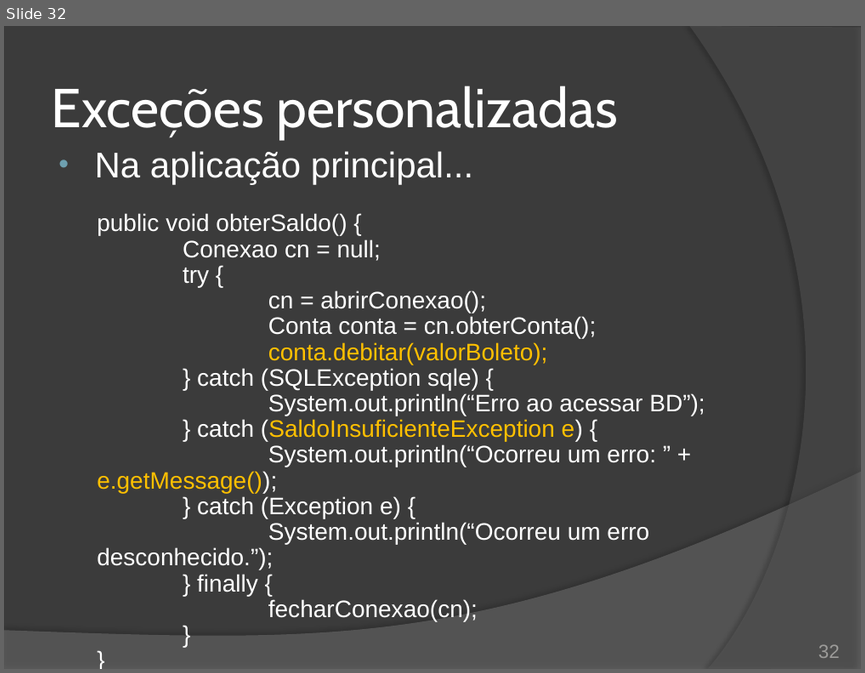
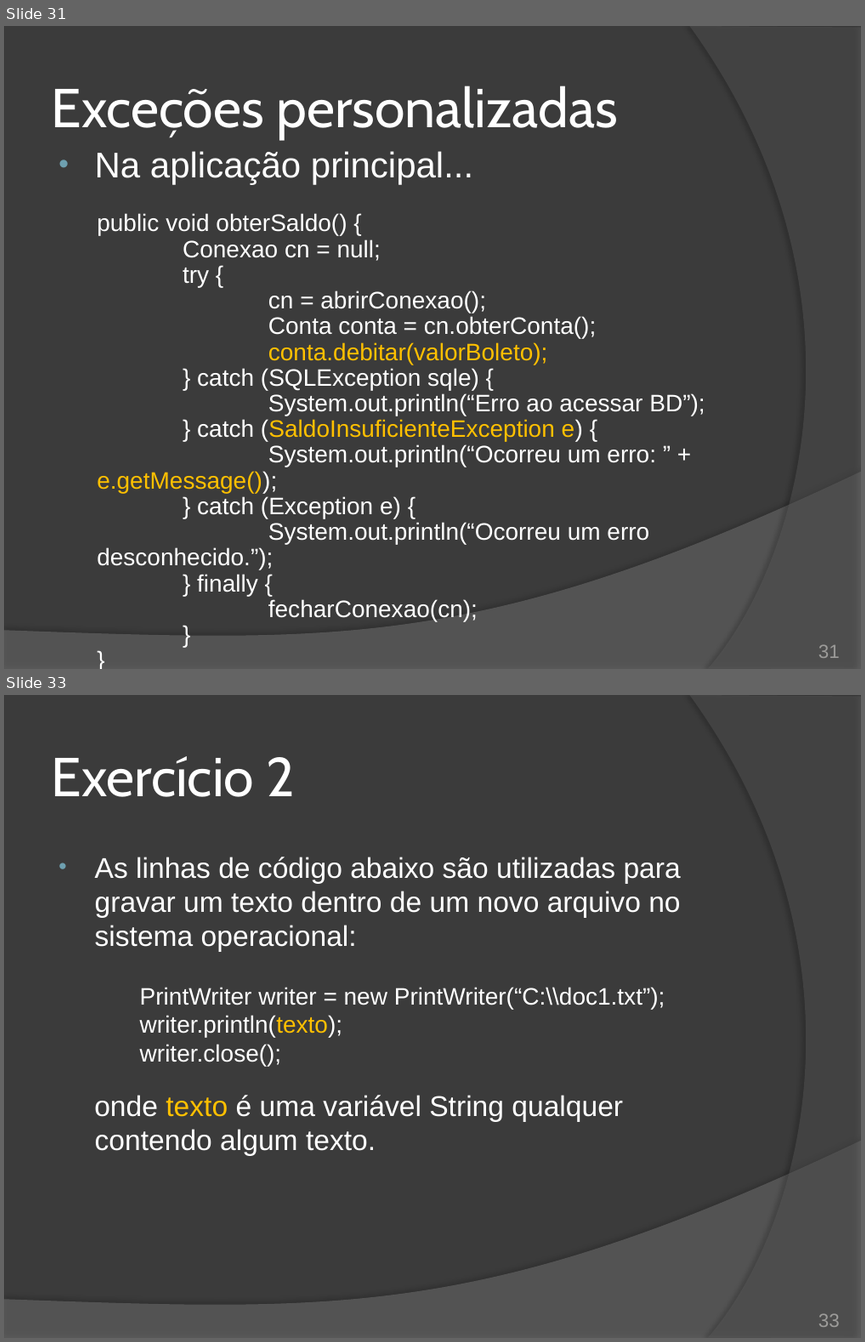
Before and after one commit to duchesqui/slzvieira-training, a slide deck: 2-Java-Programmer-Modulo-II/12.Capitulo06.pptx. Shown one above the other, each under a label of ours: slide 32 before the commit, slides 31 and 33 after it; the slides between them are not shown. The pictures are 865x673 and 865x1342 pixels, drawn with LibreOffice and Linux fonts; fonts in the diff are those of the drawing. Boxes give left, top, right and bottom in pixels: in the first picture for what was removed or moved away, otherwise in the second. Text is boxed around its words. In the diff, an @@ line names an element or a change of style, - is before the commit and + after.

Commit message:
Capítulo 6: Exercício

```diff
--- a/2-Java-Programmer-Modulo-II/12.Capitulo06.pptx
+++ b/2-Java-Programmer-Modulo-II/12.Capitulo06.pptx
@@ slide 33 added at [4, 695, 861, 1338], background #3B3B3B; not listed: 2 template elements that a slide beside it also shows @@
@@ title added at [51, 756, 296, 797], 46 pt, text #FFFFFF @@
+Exercício 2
@@ text added at [94, 857, 681, 1156], 24 pt, text #FFFFFF @@
+• As linhas de código abaixo são utilizadas para gravar um texto dentro de um novo arquivo no sistema operacional:
+PrintWriter writer = new PrintWriter(“C:\\doc1.txt”);
+writer.println(texto);
+writer.close();
+onde texto é uma variável String qualquer contendo algum texto.
@@ page number added at [818, 1313, 840, 1327], 16 pt, text #9D9B9A @@
+33
@@ what was slide 32 is now slide 31 @@
@@ page number at [818, 644, 840, 658]: text changed @@
-32
+31
```
Also in this commit, not shown: 6 slides changed, 2 other slides added, 2 slides removed.
